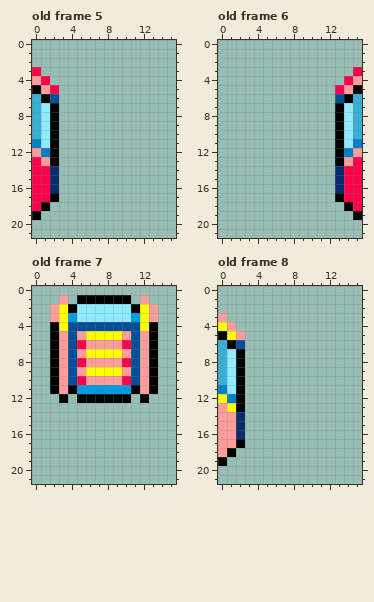
File history of a pixel-art file, assets/sprites/keycard_reader.ase. The picture above is the old version.
16x32 pixels, 21 frames. Shown: old frame 5: x 0..15, y 0..21; old frame 6: x 0..15, y 0..21; old frame 7: x 0..15, y 0..21; old frame 8: x 0..15, y 0..21. The commit also changed other frames, which this record leaves out.
And afterwards:
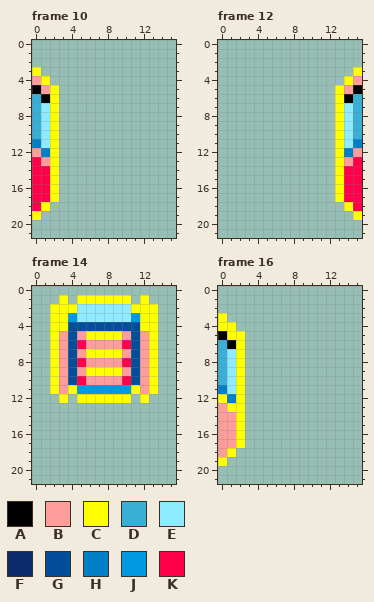
Palette (. is transparent): A #000000  B #ff9d9d  C #ffff00  D #39afd6  E #8febff  F #0a2a6b  G #024e99  H #007fc9  J #009ae0  K #ff004b
A new or re-ordered frame is compared with the old frame closest to it.
The edit:
frames 21 -> 42
--- frame 10 is new; against old frame 5
@@ x 0..4 @@
  2 .....
- 3 K....
- 4 BK...
- 5 ABK..
- 6 DAG..
- 7 DEA..
- 8 DEA..
- 9 DEA..
-10 DEA..
-11 HEA..
-12 BHA..
-13 KBA..
-14 KKF..
-15 KKF..
-16 KKF..
-17 KKA..
-18 KA...
-19 A....
+ 3 C....
+ 4 BC...
+ 5 ABC..
+ 6 DAC..
+ 7 DEC..
+ 8 DEC..
+ 9 DEC..
+10 DEC..
+11 HEC..
+12 BHC..
+13 KBC..
+14 KKC..
+15 KKC..
+16 KKC..
+17 KKC..
+18 KC...
+19 C....
 20 .....
--- frame 12 is new; against old frame 6
@@ x 11..15 @@
  2 .....
- 3 ....K
- 4 ...KB
- 5 ..KBA
- 6 ..GAD
- 7 ..AED
- 8 ..AED
- 9 ..AED
-10 ..AED
-11 ..AEH
-12 ..AHB
-13 ..ABK
-14 ..FKK
-15 ..FKK
-16 ..FKK
-17 ..AKK
-18 ...AK
-19 ....A
+ 3 ....C
+ 4 ...CB
+ 5 ..CBA
+ 6 ..CAD
+ 7 ..CED
+ 8 ..CED
+ 9 ..CED
+10 ..CED
+11 ..CEH
+12 ..CHB
+13 ..CBK
+14 ..CKK
+15 ..CKK
+16 ..CKK
+17 ..CKK
+18 ...CK
+19 ....C
 20 .....
--- frame 14 is new; against old frame 7
@@ x 0..15 @@
  0 ................
- 1 ...B.AAAAAA.B...
- 2 ..BCAEEEEEEACB..
- 3 ..BCJEEEEEEJCB..
- 4 ..ACGGGGGGGGCA..
- 5 ..ABGBCCCCBGBA..
- 6 ..ABGKBBBBKGBA..
- 7 ..ABGBCCCCBGBA..
- 8 ..ABGKBBBBKGBA..
- 9 ..ABGBCCCCBGBA..
-10 ..ABGKBBBBKGBA..
-11 ..ABAJJJJJJABA..
-12 ...A.AAAAAA.A...
+ 1 ...C.CCCCCC.C...
+ 2 ..CCCEEEEEECCC..
+ 3 ..CCJEEEEEEJCC..
+ 4 ..CCGGGGGGGGCC..
+ 5 ..CBGBCCCCBGBC..
+ 6 ..CBGKBBBBKGBC..
+ 7 ..CBGBCCCCBGBC..
+ 8 ..CBGKBBBBKGBC..
+ 9 ..CBGBCCCCBGBC..
+10 ..CBGKBBBBKGBC..
+11 ..CBCJJJJJJCBC..
+12 ...C.CCCCCC.C...
 13 ................
--- frame 16 is new; against old frame 8
@@ x 0..4 @@
  2 .....
- 3 B....
- 4 CB...
- 5 ACB..
- 6 DAG..
- 7 DEA..
- 8 DEA..
- 9 DEA..
-10 DEA..
-11 HEA..
-12 CHA..
-13 BCA..
-14 BBF..
-15 BBF..
-16 BBF..
-17 BBA..
-18 BA...
-19 A....
+ 3 C....
+ 4 CC...
+ 5 ACC..
+ 6 DAC..
+ 7 DEC..
+ 8 DEC..
+ 9 DEC..
+10 DEC..
+11 HEC..
+12 CHC..
+13 BCC..
+14 BBC..
+15 BBC..
+16 BBC..
+17 BBC..
+18 BC...
+19 C....
 20 .....
Changed places in both pictures, as pixel boxes (x1, y1, x2, y2):
changed: (32, 67, 59, 220)
changed: (335, 67, 362, 220)
changed: (50, 295, 158, 403)
changed: (218, 313, 245, 466)
